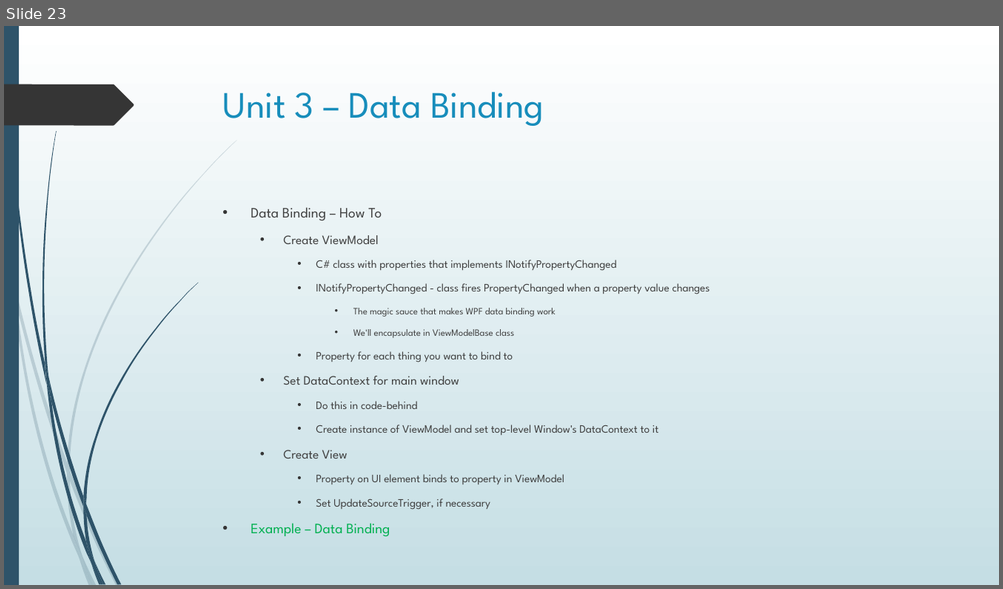
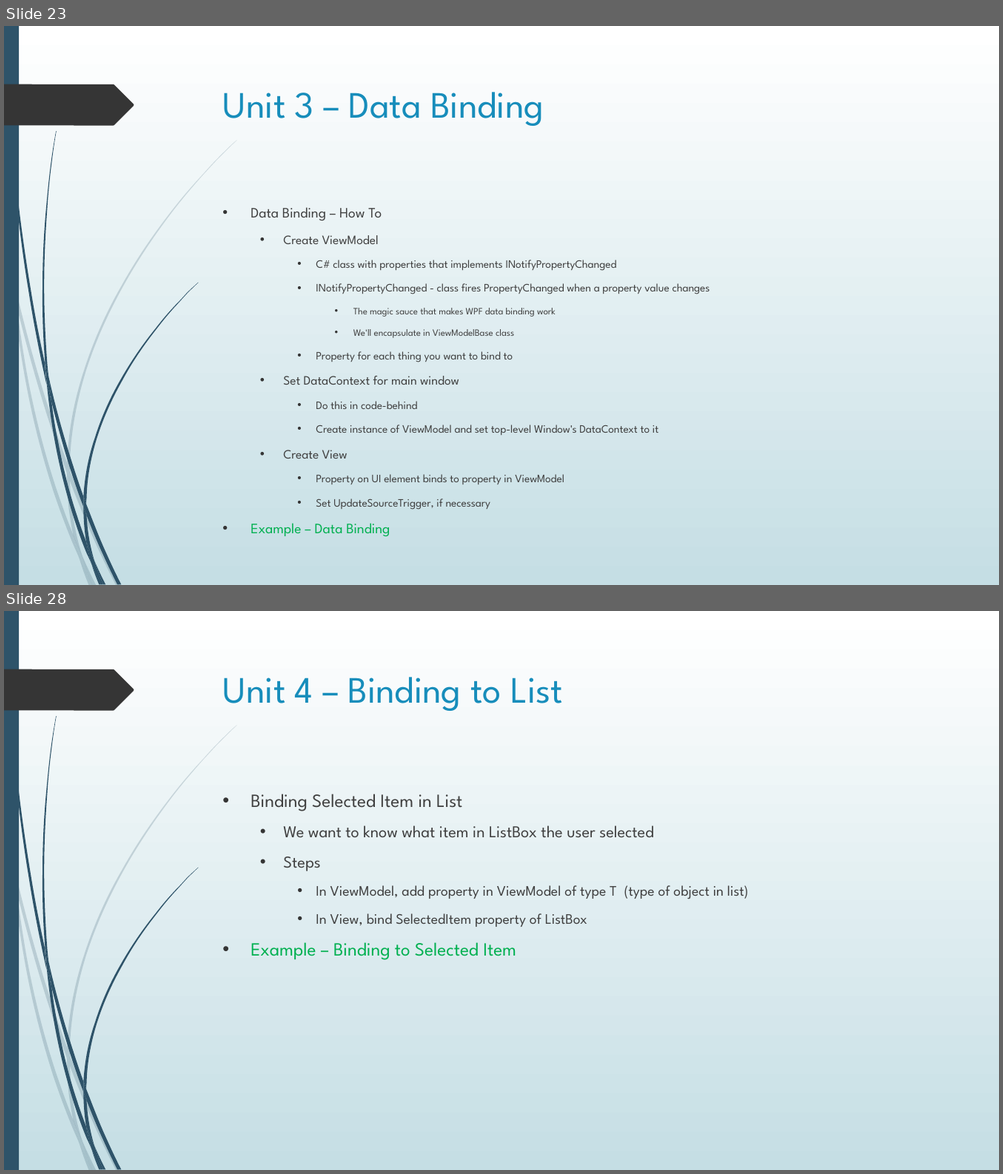
Before and after one commit to seanpsexton/wpf-workshop-solutions, a slide deck: WPF-Workshop-Sexton-Oct2023.pptx. Shown one above the other, each under a label of ours: slide 23 before the commit, slides 23 and 28 after it; the slides between them are not shown. The pictures are 1003x589 and 1003x1174 pixels, drawn with LibreOffice and Linux fonts; fonts in the diff are those of the drawing. Boxes give left, top, right and bottom in pixels: in the first picture for what was removed or moved away, otherwise in the second. Text is boxed around its words. In the diff, an @@ line names an element or a change of style, - is before the commit and + after.

Commit message:
Add content for Unit 4

```diff
--- a/WPF-Workshop-Sexton-Oct2023.pptx
+++ b/WPF-Workshop-Sexton-Oct2023.pptx
@@ slide 28 added at (4,611,999,1170), background gradient #FFFFFF to #C5DEE5; not listed: 24 template elements that a slide beside it also shows @@
@@ title added at (223,677,563,711), 36 pt, text #178DBB @@
+Unit 4 – Binding to List
@@ text added at (250,794,748,960), 14 pt, text #404040 @@
+• Binding Selected Item in List
+  • We want to know what item in ListBox the user selected
+  • Steps
+    • In ViewModel, add property in ViewModel of type T (type of object in list)
+    • In View, bind SelectedItem property of ListBox
+• Example – Binding to Selected Item
```
Also in this commit, not shown: 5 other slides added.
